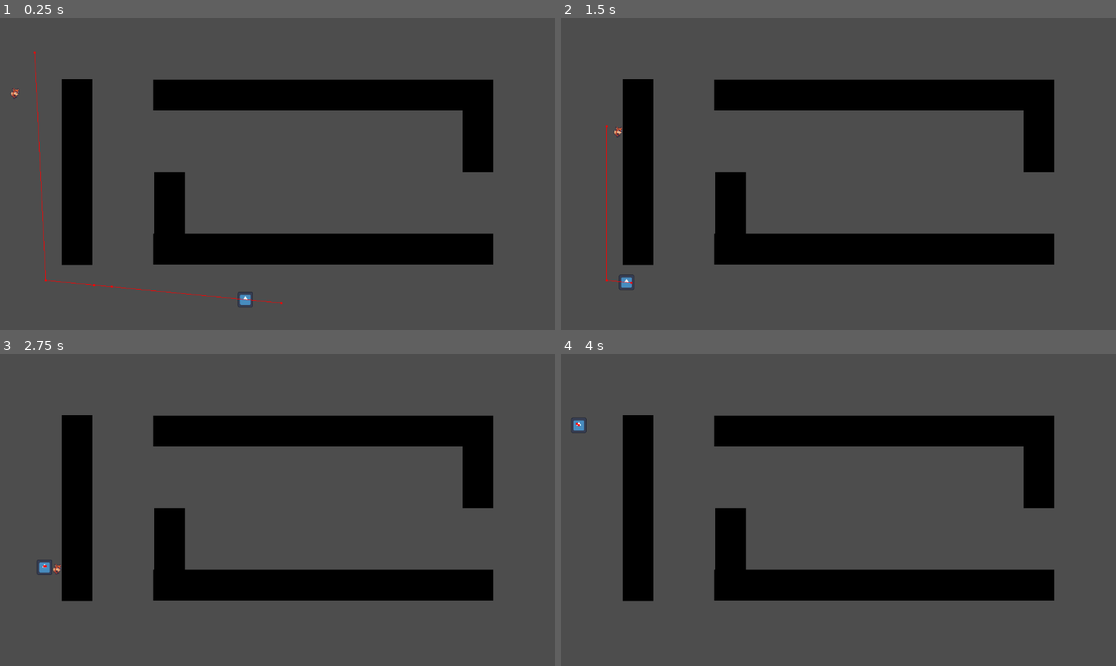
Above: before the commit, frames 1-4 (two rows, left to right).
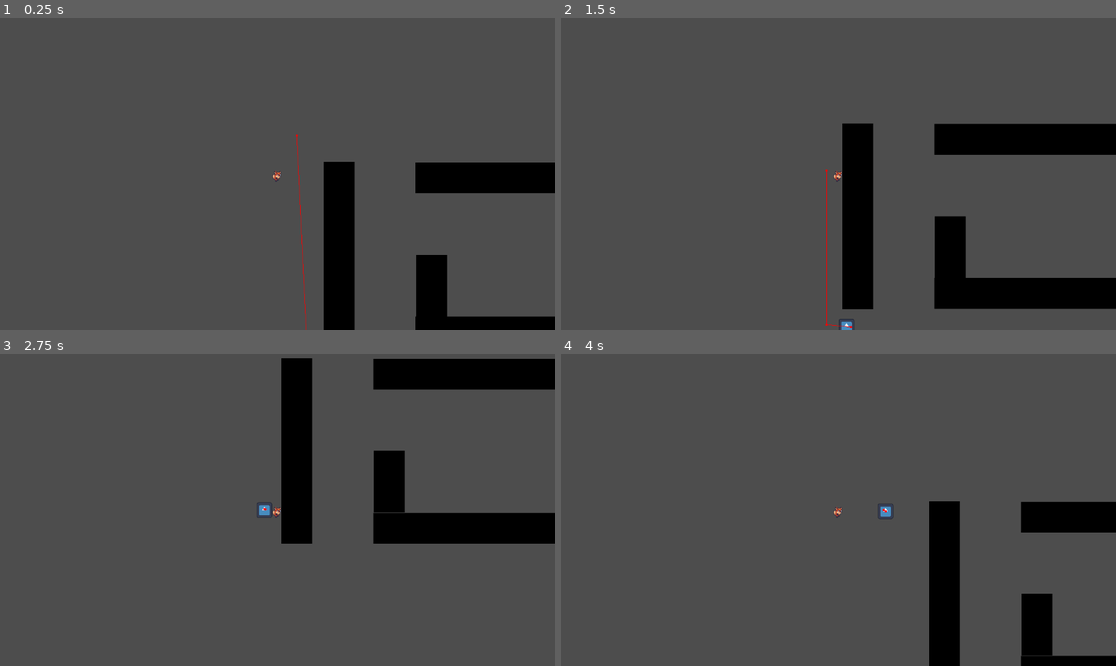
Above: after the commit, the same moments.

Repository: breadlofe/NotMedicine
Game: Godot game, scene res://scenes/test_scene.tscn
Same seed, same stepped clock (60 frames per second), same inputs: the game is played once before the commit and once after it. The engine's default icon, where the game draws it, is replaced by a stand-in: a white triangle on a blue panel in a dark square.
Inputs:
- Up to frame 1 (0.25 s): no input
- Up to frame 2 (1.5 s): tap Enter at 0.5 s; hold D (move_right) 0.53-1.28 s; tap E (interact) at 0.6, 1.35 s; hold S (move_down) from 1.28 s (still down)
- Up to frame 3 (2.75 s): release S (move_down) at 2.03 s; hold D (move_right) from 2.03 s (still down); tap E (interact) at 2.1 s
- Up to frame 4 (4 s): release D (move_right) at 2.78 s; hold W (move_up) 2.78-3.53 s; tap E (interact) at 2.85, 3.6 s; hold A (move_left) from 3.53 s (still down)

The runs differ from the first frame. In frame 1, 24% of the frame differs, in the area x 2-100%, y 10-100%; in frame 2, 26%; in frame 3, 28%, in the area x 6-100%, y 1-80%; in frame 4, 23%.

Commit message:
items

Diff:
--- a/project.godot
+++ b/project.godot
@@ -18,6 +18,7 @@
 [autoload]
 
 SignalBus="*res://scripts/signal_bus.gd"
+ItemTypes="*res://scripts/item_types.gd"
 
 [input]
 
@@ -58,4 +59,6 @@
 
 [rendering]
 
+textures/canvas_textures/default_texture_filter=0
 renderer/rendering_method="gl_compatibility"
+textures/default_filters/anisotropic_filtering_level=0
--- a/scenes/game.tscn
+++ b/scenes/game.tscn
@@ -1,13 +1,8 @@
-[gd_scene load_steps=9 format=3 uid="uid://5johbwli757f"]
+[gd_scene load_steps=4 format=3 uid="uid://5johbwli757f"]
 
 [ext_resource type="PackedScene" uid="uid://f574280np1ko" path="res://scenes/floor_1.tscn" id="1_jyq01"]
 [ext_resource type="PackedScene" uid="uid://dpf3gjlyo62kr" path="res://scenes/player.tscn" id="1_l5aeu"]
 [ext_resource type="PackedScene" uid="uid://dl6dow356dkaa" path="res://scenes/patient.tscn" id="2_ltn8d"]
-[ext_resource type="Script" path="res://scripts/button_sequencing.gd" id="4_flcqr"]
-[ext_resource type="Texture2D" uid="uid://bfkvmxba3nkk0" path="res://sprites/Button-Up.png" id="5_d63ha"]
-[ext_resource type="Texture2D" uid="uid://d20i8reqlbauj" path="res://sprites/Button-Right.png" id="6_w2vre"]
-[ext_resource type="Texture2D" uid="uid://bl5x14tyg77is" path="res://sprites/Button-Down.png" id="7_wxmy1"]
-[ext_resource type="Texture2D" uid="uid://b8gde2icsappi" path="res://sprites/Button-Left.png" id="8_vf7bv"]
 
 [node name="Game" type="Node"]
 
@@ -21,43 +16,3 @@
 
 [node name="player" parent="worldRoot" instance=ExtResource("1_l5aeu")]
 position = Vector2(-296, 872)
-
-[node name="Camera2D" type="Camera2D" parent="worldRoot/player"]
-scale = Vector2(0.928525, 0.944473)
-
-[node name="CanvasLayer" type="CanvasLayer" parent="worldRoot/player/Camera2D"]
-script = ExtResource("4_flcqr")
-textures = Array[CompressedTexture2D]([ExtResource("5_d63ha"), ExtResource("6_w2vre"), ExtResource("7_wxmy1"), ExtResource("8_vf7bv")])
-
-[node name="HBoxContainer" type="HBoxContainer" parent="worldRoot/player/Camera2D/CanvasLayer"]
-anchors_preset = 7
-anchor_left = 0.5
-anchor_top = 1.0
-anchor_right = 0.5
-anchor_bottom = 1.0
-offset_left = -250.0
-offset_top = -148.0
-offset_right = 250.0
-offset_bottom = -48.0
-grow_horizontal = 2
-grow_vertical = 0
-
-[node name="TextureRect" type="TextureRect" parent="worldRoot/player/Camera2D/CanvasLayer/HBoxContainer"]
-layout_mode = 2
-size_flags_horizontal = 3
-
-[node name="TextureRect2" type="TextureRect" parent="worldRoot/player/Camera2D/CanvasLayer/HBoxContainer"]
-layout_mode = 2
-size_flags_horizontal = 3
-
-[node name="TextureRect3" type="TextureRect" parent="worldRoot/player/Camera2D/CanvasLayer/HBoxContainer"]
-layout_mode = 2
-size_flags_horizontal = 3
-
-[node name="TextureRect4" type="TextureRect" parent="worldRoot/player/Camera2D/CanvasLayer/HBoxContainer"]
-layout_mode = 2
-size_flags_horizontal = 3
-
-[node name="TextureRect5" type="TextureRect" parent="worldRoot/player/Camera2D/CanvasLayer/HBoxContainer"]
-layout_mode = 2
-size_flags_horizontal = 3
--- /dev/null
+++ b/scenes/invincibility_item.tscn
@@ -0,0 +1,11 @@
+[gd_scene load_steps=4 format=3 uid="uid://bu4hqsldx0pu8"]
+
+[ext_resource type="PackedScene" uid="uid://bgghg54bs07sv" path="res://scenes/item.tscn" id="1_dnp43"]
+[ext_resource type="Script" path="res://scripts/Area2D.gd" id="2_2fplf"]
+[ext_resource type="Texture2D" uid="uid://d2qrjap65u5o6" path="res://sprites/NotMedicine.png" id="3_jpn76"]
+
+[node name="Sprite2D" instance=ExtResource("1_dnp43")]
+texture = ExtResource("3_jpn76")
+
+[node name="Area2D" parent="." index="0"]
+script = ExtResource("2_2fplf")
--- a/scenes/item.tscn
+++ b/scenes/item.tscn
@@ -1,16 +1,14 @@
-[gd_scene load_steps=4 format=3 uid="uid://bgghg54bs07sv"]
+[gd_scene load_steps=3 format=3 uid="uid://bgghg54bs07sv"]
 
-[ext_resource type="Texture2D" uid="uid://bfkvmxba3nkk0" path="res://sprites/Button-Up.png" id="1_wugnk"]
-[ext_resource type="Script" path="res://scenes/item.gd" id="2_c20w6"]
+[ext_resource type="Texture2D" uid="uid://bfkvmxba3nkk0" path="res://sprites/Button-Up.png" id="1_c7hj1"]
 
 [sub_resource type="CircleShape2D" id="CircleShape2D_5qjr1"]
 radius = 24.63
 
 [node name="Sprite2D" type="Sprite2D" groups=["item_group"]]
-texture = ExtResource("1_wugnk")
+texture = ExtResource("1_c7hj1")
 
 [node name="Area2D" type="Area2D" parent="." groups=["item_group"]]
-script = ExtResource("2_c20w6")
 
 [node name="CollisionShape2D" type="CollisionShape2D" parent="Area2D"]
 shape = SubResource("CircleShape2D_5qjr1")
--- /dev/null
+++ b/scenes/item_test.tscn
@@ -0,0 +1,15 @@
+[gd_scene load_steps=4 format=3 uid="uid://b0ow1qqgusoe1"]
+
+[ext_resource type="PackedScene" uid="uid://f574280np1ko" path="res://scenes/floor_1.tscn" id="1_t4ov1"]
+[ext_resource type="PackedScene" uid="uid://bu4hqsldx0pu8" path="res://scenes/invincibility_item.tscn" id="1_v70vp"]
+[ext_resource type="PackedScene" uid="uid://dpf3gjlyo62kr" path="res://scenes/player.tscn" id="2_k8415"]
+
+[node name="Node2D" type="Node2D"]
+
+[node name="floor1" parent="." instance=ExtResource("1_t4ov1")]
+
+[node name="Sprite2D" parent="." instance=ExtResource("1_v70vp")]
+position = Vector2(321, 539)
+
+[node name="player" parent="." instance=ExtResource("2_k8415")]
+position = Vector2(350, 345)
--- a/scenes/player.tscn
+++ b/scenes/player.tscn
@@ -1,12 +1,23 @@
-[gd_scene load_steps=5 format=3 uid="uid://dpf3gjlyo62kr"]
+[gd_scene load_steps=12 format=3 uid="uid://dpf3gjlyo62kr"]
 
 [ext_resource type="Texture2D" uid="uid://condv6rc4llsh" path="res://sprites/test_sprite.png" id="1_r6pkg"]
 [ext_resource type="Script" path="res://scripts/player.gd" id="1_w2ykl"]
+[ext_resource type="Script" path="res://scripts/button_sequencing.gd" id="3_c7vpa"]
+[ext_resource type="Texture2D" uid="uid://bfkvmxba3nkk0" path="res://sprites/Button-Up.png" id="4_l4hw6"]
+[ext_resource type="Texture2D" uid="uid://d20i8reqlbauj" path="res://sprites/Button-Right.png" id="5_qaka3"]
+[ext_resource type="Texture2D" uid="uid://bl5x14tyg77is" path="res://sprites/Button-Down.png" id="6_4te4d"]
+[ext_resource type="Texture2D" uid="uid://b8gde2icsappi" path="res://sprites/Button-Left.png" id="7_3oapi"]
 
 [sub_resource type="RectangleShape2D" id="RectangleShape2D_s43a1"]
 size = Vector2(19, 23)
 
 [sub_resource type="CircleShape2D" id="CircleShape2D_a2uso"]
+
+[sub_resource type="StyleBoxFlat" id="StyleBoxFlat_au6ha"]
+bg_color = Color(0, 0, 0, 0)
+
+[sub_resource type="StyleBoxFlat" id="StyleBoxFlat_uwfxm"]
+bg_color = Color(0.6, 0.6, 0.6, 0.356863)
 
 [node name="player" type="CharacterBody2D" groups=["player_group"]]
 collision_mask = 17
@@ -26,5 +37,75 @@
 scale = Vector2(5, 5)
 shape = SubResource("CircleShape2D_a2uso")
 
+[node name="Camera2D" type="Camera2D" parent="."]
+scale = Vector2(0.928525, 0.944473)
+
+[node name="ItemHUD" type="CanvasLayer" parent="Camera2D"]
+
+[node name="Control" type="Control" parent="Camera2D/ItemHUD"]
+layout_mode = 3
+anchors_preset = 0
+offset_left = 40.0
+offset_top = 40.0
+offset_right = 80.0
+offset_bottom = 80.0
+scale = Vector2(2, 2)
+
+[node name="TextureRect" type="TextureRect" parent="Camera2D/ItemHUD/Control"]
+layout_mode = 0
+offset_right = 40.0
+offset_bottom = 40.0
+expand_mode = 1
+
+[node name="ProgressBar" type="ProgressBar" parent="Camera2D/ItemHUD/Control"]
+layout_mode = 0
+offset_right = 40.0
+offset_bottom = 40.0
+theme_override_styles/background = SubResource("StyleBoxFlat_au6ha")
+theme_override_styles/fill = SubResource("StyleBoxFlat_uwfxm")
+max_value = 1.0
+fill_mode = 3
+show_percentage = false
+
+[node name="InputSequenceHUD" type="CanvasLayer" parent="Camera2D"]
+script = ExtResource("3_c7vpa")
+textures = Array[CompressedTexture2D]([ExtResource("4_l4hw6"), ExtResource("5_qaka3"), ExtResource("6_4te4d"), ExtResource("7_3oapi")])
+
+[node name="HBoxContainer" type="HBoxContainer" parent="Camera2D/InputSequenceHUD"]
+anchors_preset = 7
+anchor_left = 0.5
+anchor_top = 1.0
+anchor_right = 0.5
+anchor_bottom = 1.0
+offset_left = -250.0
+offset_top = -148.0
+offset_right = 250.0
+offset_bottom = -48.0
+grow_horizontal = 2
+grow_vertical = 0
+
+[node name="TextureRect" type="TextureRect" parent="Camera2D/InputSequenceHUD/HBoxContainer"]
+layout_mode = 2
+size_flags_horizontal = 3
+
+[node name="TextureRect2" type="TextureRect" parent="Camera2D/InputSequenceHUD/HBoxContainer"]
+layout_mode = 2
+size_flags_horizontal = 3
+
+[node name="TextureRect3" type="TextureRect" parent="Camera2D/InputSequenceHUD/HBoxContainer"]
+layout_mode = 2
+size_flags_horizontal = 3
+
+[node name="TextureRect4" type="TextureRect" parent="Camera2D/InputSequenceHUD/HBoxContainer"]
+layout_mode = 2
+size_flags_horizontal = 3
+
+[node name="TextureRect5" type="TextureRect" parent="Camera2D/InputSequenceHUD/HBoxContainer"]
+layout_mode = 2
+size_flags_horizontal = 3
+
+[node name="ItemTimer" type="Timer" parent="."]
+one_shot = true
+
 [connection signal="area_entered" from="Area2D" to="." method="_on_area_2d_area_entered"]
 [connection signal="area_exited" from="Area2D" to="." method="_on_area_2d_area_exited"]
--- /dev/null
+++ b/scripts/Area2D.gd
@@ -0,0 +1,11 @@
+extends "res://scripts/invincibility_item.gd"
+
+
+# Called when the node enters the scene tree for the first time.
+func _ready():
+	pass # Replace with function body.
+
+
+# Called every frame. 'delta' is the elapsed time since the previous frame.
+func _process(delta):
+	pass
--- /dev/null
+++ b/scripts/invincibility_item.gd
@@ -0,0 +1,15 @@
+extends "res://scripts/item.gd"
+
+@export var texture: Texture2D
+# Called when the node enters the scene tree for the first time.
+func _ready():
+	pass
+
+# Called every frame. 'delta' is the elapsed time since the previous frame.
+func _process(delta):
+	pass
+
+func pickup():
+	super.pickup()
+	get_parent().queue_free.call_deferred()
+	SignalBus.on_pickup.emit(ItemTypes.ItemTypes.SUPERSTAR)
--- /dev/null
+++ b/scripts/item_types.gd
@@ -0,0 +1,7 @@
+extends Node
+
+enum ItemTypes{
+	CLOWN_HORN,
+	DOCTORS_OUTFIT,
+	SUPERSTAR,
+}
--- a/scripts/player.gd
+++ b/scripts/player.gd
@@ -2,28 +2,82 @@
 
 @export var speed = 400
 
+var item_active = false
+var has_item = false
+var superstar_active = false
+var current_item = null
+
 var in_patient_area = 0
 var current_patients: Array[Node]
+
+@onready var timer = $ItemTimer as Timer
+
+func _init():
+	SignalBus.connect("on_pickup", pickup_handler)
 
 
 func get_input():
 	var input_direction = Input.get_vector("move_left", "move_right", "move_up", "move_down")
-	velocity = input_direction * speed
+	input_direction = input_direction.normalized()
+	if superstar_active:
+		velocity = input_direction * speed * 2
+	else:
+		velocity = input_direction * speed
+
+
+	if item_active:
+		$Camera2D/ItemHUD/Control/ProgressBar.value = timer.time_left / timer.wait_time
 
 	var interact_input = Input.is_action_just_pressed("interact")
 	if(interact_input):
-		SignalBus.on_player_attempt_funny.emit(current_patients.pop_back())
+		if in_patient_area > 0:
+			SignalBus.on_player_attempt_funny.emit(current_patients.pop_back())
+		elif has_item and not item_active:
+			match current_item:
+				ItemTypes.ItemTypes.SUPERSTAR:
+					use_superstar()
+				ItemTypes.ItemTypes.DOCTORS_OUTFIT:
+					pass
+				ItemTypes.ItemTypes.CLOWN_HORN:
+					pass
+
 
 func _physics_process(delta):
 	get_input()
 	move_and_slide()
 
 
+func pickup_handler(type):
+	has_item = true
+	match type:
+		ItemTypes.ItemTypes.SUPERSTAR:
+			$Camera2D/ItemHUD/Control/TextureRect.texture = load("res://sprites/NotMedicine.png")
+
+
+	current_item = type
+
+func use_superstar():
+	superstar_active = true
+	item_active = true
+	has_item = false
+
+	timer.wait_time = 5
+	timer.start()
+
+	await timer.timeout
+
+	superstar_active = false
+	item_active = false
+	$Camera2D/ItemHUD/Control/TextureRect.texture = null
 
 func _on_area_2d_area_entered(area):
 	if area.is_in_group("patient_group"):
 		current_patients.append(area.get_parent())
 		in_patient_area += 1
+
+	if area.is_in_group("item_group"):
+		if area.has_method("pickup") and not has_item:
+			area.pickup()
 
 
 func _on_area_2d_area_exited(area):
--- a/scripts/signal_bus.gd
+++ b/scripts/signal_bus.gd
@@ -1,3 +1,4 @@
 extends Node
 
 signal on_player_attempt_funny(patient)
+signal on_pickup(item_type)
Not shown: 1 places in scenes/patient.tscn that only renumber resources
Binary file added: sprites/DownArrowKey.png
Not shown, added: sprites/DownArrowKey.png.import
Binary file added: sprites/Horn.png
Not shown, added: sprites/Horn.png.import
Binary file added: sprites/LeftArrowKey.png
Not shown, added: sprites/LeftArrowKey.png.import
Binary file added: sprites/NotMedicine.png
Not shown, added: sprites/NotMedicine.png.import
Binary file added: sprites/RightArrowKey.png
Not shown, added: sprites/RightArrowKey.png.import
Binary file added: sprites/UpArrowKey.png
(and 2 more such lines)
